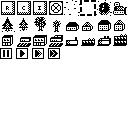
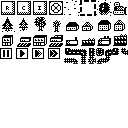
Before/after of a 128 x 128 layered artwork. What changed in the layer stack:
painted on "Background" over bbox(64, 48, 128, 64)
